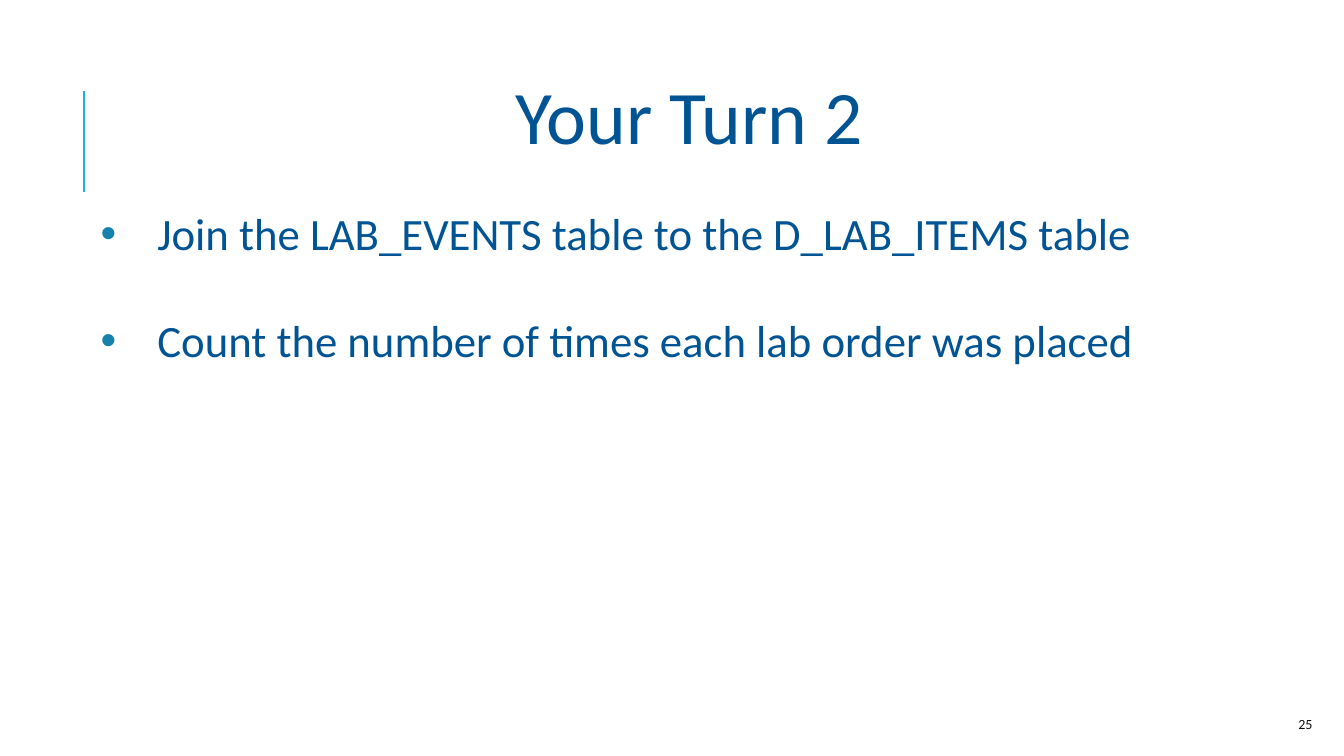
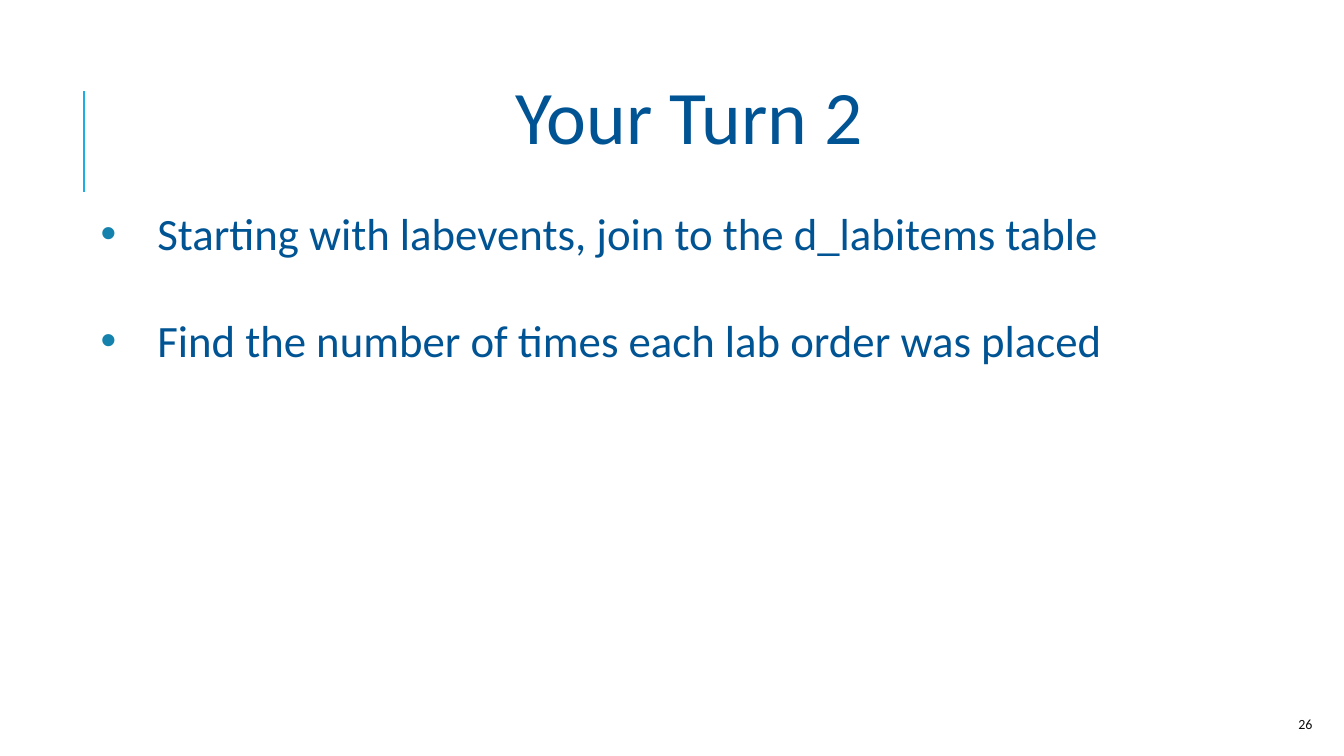
Before and after one commit to amromeo/api_r_int_db_24, a slide deck: slide 26 of presentations/03 - Joins.pptx (slide 25 before the commit). Drawn at 1344x756 pixels with LibreOffice and Linux fonts; fonts in the diff are those of the drawing; background and template pictures are left out. Boxes give left, top, right and bottom in pixels: in the first picture for what was removed or moved away, otherwise in the second. Text is boxed around its words. In the diff, an @@ line names an element or a change of style, - is before the commit and + after.

```diff
--- a/presentations/03 - Joins.pptx
+++ b/presentations/03 - Joins.pptx
@@ text at [157, 219, 1101, 365]: text changed @@
-• Join the LAB_EVENTS table to the D_LAB_ITEMS table
-• Count the number of times each lab order was placed
+• Starting with labevents, join to the d_labitems table
+• Find the number of times each lab order was placed
```
Also in this commit, not shown: 12 other slides changed, 1 slide added, 1 slide removed.
